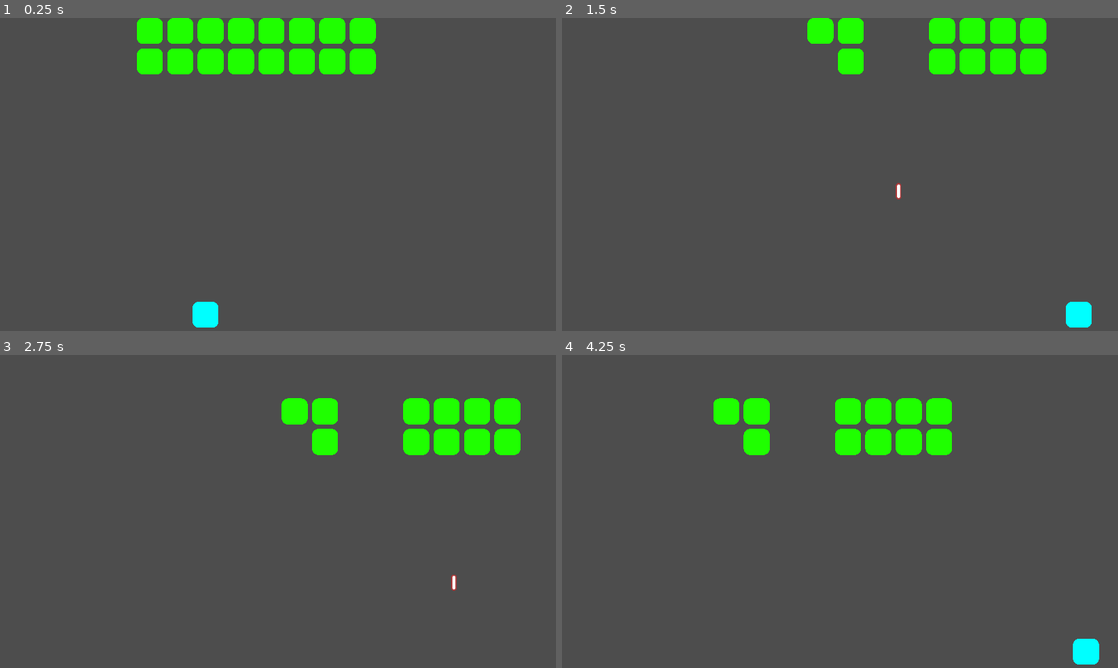
Above: before the commit, frames 1-4 (two rows, left to right).
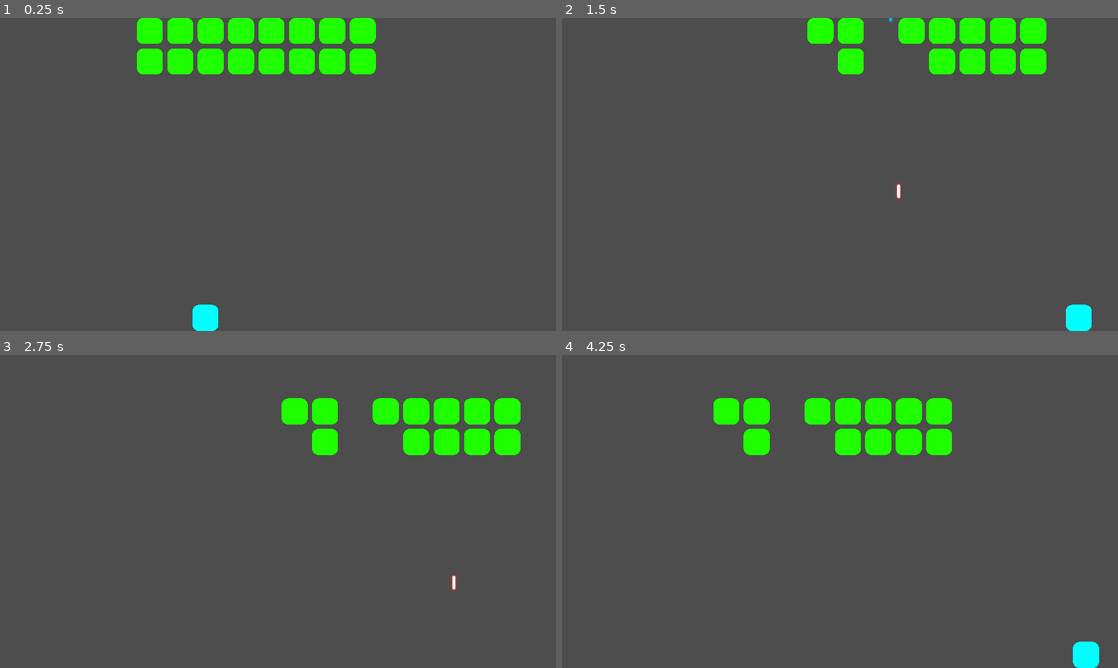
Above: after the commit, the same moments.

Repository: michael-j-coyne/space-defense
Game: Godot game, scene res://scenes/main.tscn
Two runs of this game, one before a commit and one after it. Both use one fixed random seed, a clock stepped at 60 frames per second and the inputs below.
Inputs (mouse positions are in pixels of both pictures, inside the frame that each line leads up to):
- Up to frame 1 (0.25 s): no input
- Up to frame 2 (1.5 s): tap Enter (ui_accept) at 0.5, 0.77 s; move the mouse to (962, 158) at 0.52 s; hold Right (ui_right) 0.53-1.25 s; hold Shift 0.53-1.25 s; click (962, 158) at 0.67 s; drag from (728, 190) to (1079, 315) at 1.27 s
- Up to frame 3 (2.75 s): move the mouse to (333, 442) at 2.02 s; hold Right (ui_right) from 2.03 s (still down); tap Ctrl at 2.1 s
- Up to frame 4 (4.25 s): release Right (ui_right) at 2.75 s; drag from (812, 574) to (884, 411) at 2.77 s; move the mouse to (1006, 558) at 3.52 s; hold Left (ui_left) from 3.53 s (still down); tap Alt at 3.6 s; tap Enter (ui_accept) at 3.77 s

The runs differ from the first frame. In frame 1, 0.1% of the frame differs, in the area x 34-40%, y 90-100%; in frame 2, 0.5%, in the area x 58-96%, y 0-100%; in frame 3, 0.4%; in frame 4, 0.5%.

Commit message:
Set up levels

Diff:
--- a/scenes/levels/level_1.tscn
+++ b/scenes/levels/level_1.tscn
@@ -12,8 +12,8 @@
 player = NodePath("Player")
 
 [node name="Player" parent="." instance=ExtResource("2_hv1iq")]
-position = Vector2(473, 682.5)
-scale = Vector2(0.288462, 0.288462)
+position = Vector2(473, 690)
+scale = Vector2(0.230769, 0.230769)
 
 [node name="Enemies" parent="." instance=ExtResource("2_aq8tc")]
 
@@ -23,67 +23,83 @@
 metadata/_edit_group_ = true
 
 [node name="Grunt" parent="Enemies/EnemyGrid" instance=ExtResource("1_rkiph")]
-position = Vector2(45.5, 45.5)
+position = Vector2(30, 30)
+scale = Vector2(0.230769, 0.230769)
 shot_chance_percentage = 0.1
 
 [node name="Grunt2" parent="Enemies/EnemyGrid" instance=ExtResource("1_rkiph")]
-position = Vector2(146.5, 45.5)
+position = Vector2(100, 30)
+scale = Vector2(0.230769, 0.230769)
 shot_chance_percentage = 0.1
 
 [node name="Grunt3" parent="Enemies/EnemyGrid" instance=ExtResource("1_rkiph")]
-position = Vector2(247.5, 45.5)
+position = Vector2(170, 30)
+scale = Vector2(0.230769, 0.230769)
 shot_chance_percentage = 0.1
 
 [node name="Grunt4" parent="Enemies/EnemyGrid" instance=ExtResource("1_rkiph")]
-position = Vector2(348.5, 45.5)
+position = Vector2(240, 30)
+scale = Vector2(0.230769, 0.230769)
 shot_chance_percentage = 0.1
 
 [node name="Grunt5" parent="Enemies/EnemyGrid" instance=ExtResource("1_rkiph")]
-position = Vector2(449.5, 45.5)
+position = Vector2(310, 30)
+scale = Vector2(0.230769, 0.230769)
 shot_chance_percentage = 0.1
 
 [node name="Grunt6" parent="Enemies/EnemyGrid" instance=ExtResource("1_rkiph")]
-position = Vector2(550.5, 45.5)
+position = Vector2(380, 30)
+scale = Vector2(0.230769, 0.230769)
 shot_chance_percentage = 0.1
 
 [node name="Grunt7" parent="Enemies/EnemyGrid" instance=ExtResource("1_rkiph")]
-position = Vector2(651.5, 45.5)
+position = Vector2(450, 30)
+scale = Vector2(0.230769, 0.230769)
 shot_chance_percentage = 0.1
 
 [node name="Grunt8" parent="Enemies/EnemyGrid" instance=ExtResource("1_rkiph")]
-position = Vector2(752.5, 45.5)
+position = Vector2(520, 30)
+scale = Vector2(0.230769, 0.230769)
 shot_chance_percentage = 0.1
 
 [node name="Grunt9" parent="Enemies/EnemyGrid" instance=ExtResource("1_rkiph")]
-position = Vector2(45.5, 146.5)
+position = Vector2(30, 100)
+scale = Vector2(0.230769, 0.230769)
 shot_chance_percentage = 0.1
 
 [node name="Grunt10" parent="Enemies/EnemyGrid" instance=ExtResource("1_rkiph")]
-position = Vector2(146.5, 146.5)
+position = Vector2(100, 100)
+scale = Vector2(0.230769, 0.230769)
 shot_chance_percentage = 0.1
 
 [node name="Grunt11" parent="Enemies/EnemyGrid" instance=ExtResource("1_rkiph")]
-position = Vector2(247.5, 146.5)
+position = Vector2(170, 100)
+scale = Vector2(0.230769, 0.230769)
 shot_chance_percentage = 0.1
 
 [node name="Grunt12" parent="Enemies/EnemyGrid" instance=ExtResource("1_rkiph")]
-position = Vector2(348.5, 146.5)
+position = Vector2(240, 100)
+scale = Vector2(0.230769, 0.230769)
 shot_chance_percentage = 0.1
 
 [node name="Grunt13" parent="Enemies/EnemyGrid" instance=ExtResource("1_rkiph")]
-position = Vector2(449.5, 146.5)
+position = Vector2(310, 100)
+scale = Vector2(0.230769, 0.230769)
 shot_chance_percentage = 0.1
 
 [node name="Grunt14" parent="Enemies/EnemyGrid" instance=ExtResource("1_rkiph")]
-position = Vector2(550.5, 146.5)
+position = Vector2(380, 100)
+scale = Vector2(0.230769, 0.230769)
 shot_chance_percentage = 0.1
 
 [node name="Grunt15" parent="Enemies/EnemyGrid" instance=ExtResource("1_rkiph")]
-position = Vector2(651.5, 146.5)
+position = Vector2(450, 100)
+scale = Vector2(0.230769, 0.230769)
 shot_chance_percentage = 0.1
 
 [node name="Grunt16" parent="Enemies/EnemyGrid" instance=ExtResource("1_rkiph")]
-position = Vector2(752.5, 146.5)
+position = Vector2(520, 100)
+scale = Vector2(0.230769, 0.230769)
 shot_chance_percentage = 0.1
 
 [node name="LeftRightEntityMover" parent="Enemies" node_paths=PackedStringArray("entity") instance=ExtResource("4_crj5m")]
--- a/scenes/levels/level_2.tscn
+++ b/scenes/levels/level_2.tscn
@@ -12,8 +12,8 @@
 player = NodePath("Player")
 
 [node name="Player" parent="." instance=ExtResource("1_otlll")]
-position = Vector2(579, 682.5)
-scale = Vector2(0.288462, 0.288462)
+position = Vector2(579, 690)
+scale = Vector2(0.230769, 0.230769)
 
 [node name="Enemies" parent="." instance=ExtResource("3_603ra")]
 
@@ -23,99 +23,123 @@
 metadata/_edit_group_ = true
 
 [node name="Grunt" parent="Enemies/EnemyGrid" instance=ExtResource("3_2i80w")]
-position = Vector2(45.5, 45.5)
+position = Vector2(30, 30)
+scale = Vector2(0.230769, 0.230769)
 shot_chance_percentage = 0.1
 
 [node name="Grunt2" parent="Enemies/EnemyGrid" instance=ExtResource("3_2i80w")]
-position = Vector2(146.5, 45.5)
+position = Vector2(100, 30)
+scale = Vector2(0.230769, 0.230769)
 shot_chance_percentage = 0.1
 
 [node name="Grunt3" parent="Enemies/EnemyGrid" instance=ExtResource("3_2i80w")]
-position = Vector2(247.5, 45.5)
+position = Vector2(170, 30)
+scale = Vector2(0.230769, 0.230769)
 shot_chance_percentage = 0.1
 
 [node name="Grunt4" parent="Enemies/EnemyGrid" instance=ExtResource("3_2i80w")]
-position = Vector2(348.5, 45.5)
+position = Vector2(240, 30)
+scale = Vector2(0.230769, 0.230769)
 shot_chance_percentage = 0.1
 
 [node name="Grunt5" parent="Enemies/EnemyGrid" instance=ExtResource("3_2i80w")]
-position = Vector2(449.5, 45.5)
+position = Vector2(310, 30)
+scale = Vector2(0.230769, 0.230769)
 shot_chance_percentage = 0.1
 
 [node name="Grunt6" parent="Enemies/EnemyGrid" instance=ExtResource("3_2i80w")]
-position = Vector2(550.5, 45.5)
+position = Vector2(380, 30)
+scale = Vector2(0.230769, 0.230769)
 shot_chance_percentage = 0.1
 
 [node name="Grunt7" parent="Enemies/EnemyGrid" instance=ExtResource("3_2i80w")]
-position = Vector2(651.5, 45.5)
+position = Vector2(450, 30)
+scale = Vector2(0.230769, 0.230769)
 shot_chance_percentage = 0.1
 
 [node name="Grunt8" parent="Enemies/EnemyGrid" instance=ExtResource("3_2i80w")]
-position = Vector2(752.5, 45.5)
+position = Vector2(520, 30)
+scale = Vector2(0.230769, 0.230769)
 shot_chance_percentage = 0.1
 
 [node name="Grunt9" parent="Enemies/EnemyGrid" instance=ExtResource("3_2i80w")]
-position = Vector2(45.5, 146.5)
+position = Vector2(30, 100)
+scale = Vector2(0.230769, 0.230769)
 shot_chance_percentage = 0.1
 
 [node name="Grunt10" parent="Enemies/EnemyGrid" instance=ExtResource("3_2i80w")]
-position = Vector2(146.5, 146.5)
+position = Vector2(100, 100)
+scale = Vector2(0.230769, 0.230769)
 shot_chance_percentage = 0.1
 
 [node name="Grunt11" parent="Enemies/EnemyGrid" instance=ExtResource("3_2i80w")]
-position = Vector2(247.5, 146.5)
+position = Vector2(170, 100)
+scale = Vector2(0.230769, 0.230769)
 shot_chance_percentage = 0.1
 
 [node name="Grunt12" parent="Enemies/EnemyGrid" instance=ExtResource("3_2i80w")]
-position = Vector2(348.5, 146.5)
+position = Vector2(240, 100)
+scale = Vector2(0.230769, 0.230769)
 shot_chance_percentage = 0.1
 
 [node name="Grunt13" parent="Enemies/EnemyGrid" instance=ExtResource("3_2i80w")]
-position = Vector2(449.5, 146.5)
+position = Vector2(310, 100)
+scale = Vector2(0.230769, 0.230769)
 shot_chance_percentage = 0.1
 
 [node name="Grunt14" parent="Enemies/EnemyGrid" instance=ExtResource("3_2i80w")]
-position = Vector2(550.5, 146.5)
+position = Vector2(380, 100)
+scale = Vector2(0.230769, 0.230769)
 shot_chance_percentage = 0.1
 
 [node name="Grunt15" parent="Enemies/EnemyGrid" instance=ExtResource("3_2i80w")]
-position = Vector2(651.5, 146.5)
+position = Vector2(450, 100)
+scale = Vector2(0.230769, 0.230769)
 shot_chance_percentage = 0.1
 
 [node name="Grunt16" parent="Enemies/EnemyGrid" instance=ExtResource("3_2i80w")]
-position = Vector2(752.5, 146.5)
+position = Vector2(520, 100)
+scale = Vector2(0.230769, 0.230769)
 shot_chance_percentage = 0.1
 
 [node name="Grunt17" parent="Enemies/EnemyGrid" instance=ExtResource("3_2i80w")]
-position = Vector2(45.5, 247.5)
+position = Vector2(30, 170)
+scale = Vector2(0.230769, 0.230769)
 shot_chance_percentage = 0.1
 
 [node name="Grunt18" parent="Enemies/EnemyGrid" instance=ExtResource("3_2i80w")]
-position = Vector2(146.5, 247.5)
+position = Vector2(100, 170)
+scale = Vector2(0.230769, 0.230769)
 shot_chance_percentage = 0.1
 
 [node name="Grunt19" parent="Enemies/EnemyGrid" instance=ExtResource("3_2i80w")]
-position = Vector2(247.5, 247.5)
+position = Vector2(170, 170)
+scale = Vector2(0.230769, 0.230769)
 shot_chance_percentage = 0.1
 
 [node name="Grunt20" parent="Enemies/EnemyGrid" instance=ExtResource("3_2i80w")]
-position = Vector2(348.5, 247.5)
+position = Vector2(240, 170)
+scale = Vector2(0.230769, 0.230769)
 shot_chance_percentage = 0.1
 
 [node name="Grunt21" parent="Enemies/EnemyGrid" instance=ExtResource("3_2i80w")]
-position = Vector2(449.5, 247.5)
+position = Vector2(310, 170)
+scale = Vector2(0.230769, 0.230769)
 shot_chance_percentage = 0.1
 
 [node name="Grunt22" parent="Enemies/EnemyGrid" instance=ExtResource("3_2i80w")]
-position = Vector2(550.5, 247.5)
+position = Vector2(380, 170)
+scale = Vector2(0.230769, 0.230769)
 shot_chance_percentage = 0.1
 
 [node name="Grunt23" parent="Enemies/EnemyGrid" instance=ExtResource("3_2i80w")]
-position = Vector2(651.5, 247.5)
+position = Vector2(450, 170)
+scale = Vector2(0.230769, 0.230769)
 shot_chance_percentage = 0.1
 
 [node name="Grunt24" parent="Enemies/EnemyGrid" instance=ExtResource("3_2i80w")]
-position = Vector2(752.5, 247.5)
+position = Vector2(520, 170)
+scale = Vector2(0.230769, 0.230769)
 shot_chance_percentage = 0.1
 
 [node name="LeftRightEntityMover" parent="Enemies" node_paths=PackedStringArray("entity") instance=ExtResource("4_03tca")]
--- a/scenes/levels/level_3.tscn
+++ b/scenes/levels/level_3.tscn
@@ -12,8 +12,8 @@
 player = NodePath("Player")
 
 [node name="Player" parent="." instance=ExtResource("2_blig7")]
-position = Vector2(644, 682.5)
-scale = Vector2(0.288462, 0.288462)
+position = Vector2(644, 690)
+scale = Vector2(0.230769, 0.230769)
 
 [node name="Enemies" parent="." instance=ExtResource("3_a7idi")]
 
@@ -25,28 +25,36 @@
 metadata/_edit_group_ = true
 
 [node name="Grunt" parent="Enemies/Grid1/EnemyGrid" instance=ExtResource("5_jnalm")]
-position = Vector2(45.5, 45.5)
+position = Vector2(30, 30)
+scale = Vector2(0.230769, 0.230769)
 
 [node name="Grunt2" parent="Enemies/Grid1/EnemyGrid" instance=ExtResource("5_jnalm")]
-position = Vector2(146.5, 45.5)
+position = Vector2(100, 30)
+scale = Vector2(0.230769, 0.230769)
 
 [node name="Grunt3" parent="Enemies/Grid1/EnemyGrid" instance=ExtResource("5_jnalm")]
-position = Vector2(247.5, 45.5)
+position = Vector2(170, 30)
+scale = Vector2(0.230769, 0.230769)
 
 [node name="Grunt4" parent="Enemies/Grid1/EnemyGrid" instance=ExtResource("5_jnalm")]
-position = Vector2(348.5, 45.5)
+position = Vector2(240, 30)
+scale = Vector2(0.230769, 0.230769)
 
 [node name="Grunt5" parent="Enemies/Grid1/EnemyGrid" instance=ExtResource("5_jnalm")]
-position = Vector2(45.5, 146.5)
+position = Vector2(30, 100)
+scale = Vector2(0.230769, 0.230769)
 
 [node name="Grunt6" parent="Enemies/Grid1/EnemyGrid" instance=ExtResource("5_jnalm")]
-position = Vector2(146.5, 146.5)
+position = Vector2(100, 100)
+scale = Vector2(0.230769, 0.230769)
 
 [node name="Grunt7" parent="Enemies/Grid1/EnemyGrid" instance=ExtResource("5_jnalm")]
-position = Vector2(247.5, 146.5)
+position = Vector2(170, 100)
+scale = Vector2(0.230769, 0.230769)
 
 [node name="Grunt8" parent="Enemies/Grid1/EnemyGrid" instance=ExtResource("5_jnalm")]
-position = Vector2(348.5, 146.5)
+position = Vector2(240, 100)
+scale = Vector2(0.230769, 0.230769)
 
 [node name="LeftRightEntityMover" parent="Enemies/Grid1" node_paths=PackedStringArray("entity") instance=ExtResource("6_655ur")]
 entity = NodePath("../EnemyGrid")
@@ -62,35 +70,43 @@
 metadata/_edit_group_ = true
 
 [node name="Grunt" parent="Enemies/Grid2/EnemyGrid" instance=ExtResource("5_jnalm")]
-position = Vector2(45.5, 45.5)
+position = Vector2(30, 30)
+scale = Vector2(0.230769, 0.230769)
 shot_chance_percentage = 0.2
 
 [node name="Grunt2" parent="Enemies/Grid2/EnemyGrid" instance=ExtResource("5_jnalm")]
-position = Vector2(146.5, 45.5)
+position = Vector2(100, 30)
+scale = Vector2(0.230769, 0.230769)
 shot_chance_percentage = 0.2
 
 [node name="Grunt3" parent="Enemies/Grid2/EnemyGrid" instance=ExtResource("5_jnalm")]
-position = Vector2(247.5, 45.5)
+position = Vector2(170, 30)
+scale = Vector2(0.230769, 0.230769)
 shot_chance_percentage = 0.2
 
 [node name="Grunt4" parent="Enemies/Grid2/EnemyGrid" instance=ExtResource("5_jnalm")]
-position = Vector2(348.5, 45.5)
+position = Vector2(240, 30)
+scale = Vector2(0.230769, 0.230769)
 shot_chance_percentage = 0.2
 
 [node name="Grunt5" parent="Enemies/Grid2/EnemyGrid" instance=ExtResource("5_jnalm")]
-position = Vector2(45.5, 146.5)
+position = Vector2(30, 100)
+scale = Vector2(0.230769, 0.230769)
 shot_chance_percentage = 0.2
 
 [node name="Grunt6" parent="Enemies/Grid2/EnemyGrid" instance=ExtResource("5_jnalm")]
-position = Vector2(146.5, 146.5)
+position = Vector2(100, 100)
+scale = Vector2(0.230769, 0.230769)
 shot_chance_percentage = 0.2
 
 [node name="Grunt7" parent="Enemies/Grid2/EnemyGrid" instance=ExtResource("5_jnalm")]
-position = Vector2(247.5, 146.5)
+position = Vector2(170, 100)
+scale = Vector2(0.230769, 0.230769)
 shot_chance_percentage = 0.2
 
 [node name="Grunt8" parent="Enemies/Grid2/EnemyGrid" instance=ExtResource("5_jnalm")]
-position = Vector2(348.5, 146.5)
+position = Vector2(240, 100)
+scale = Vector2(0.230769, 0.230769)
 shot_chance_percentage = 0.2
 
 [node name="LeftRightEntityMover" parent="Enemies/Grid2" node_paths=PackedStringArray("entity") instance=ExtResource("6_655ur")]
